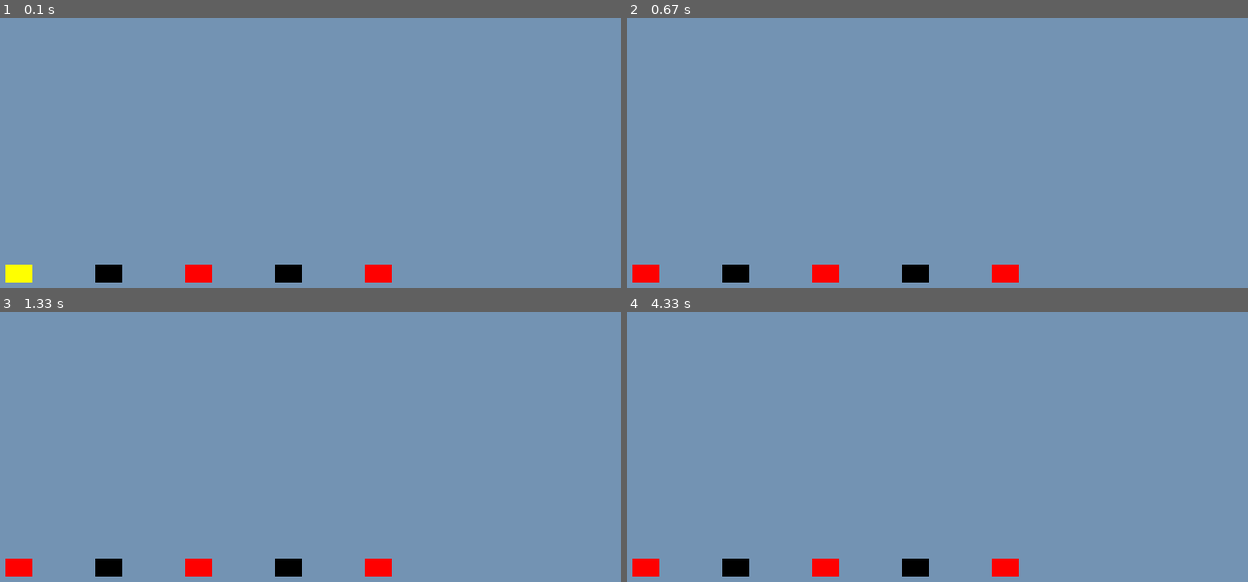
Above: before the commit, frames 1-4 (two rows, left to right).
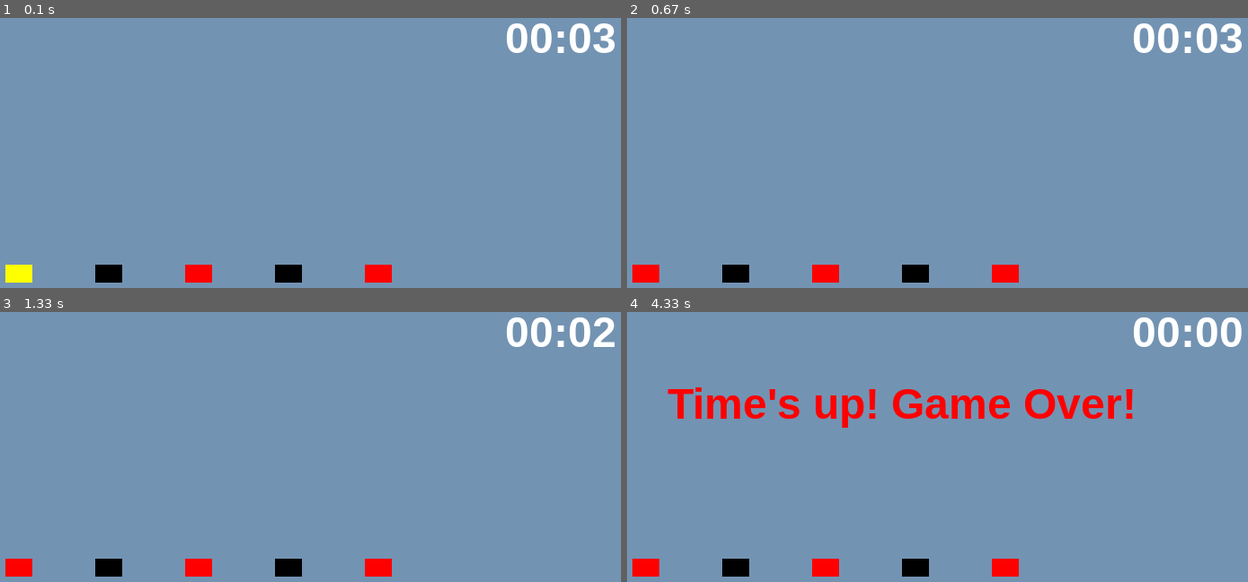
Above: after the commit, the same moments.

Repository: charles-kahlenberg/Bomb-defusal
Game: pygame game, started from Melody Game.py
Two runs of this game, one before a commit and one after it. Both use one fixed random seed, a clock stepped at 60 frames per second and the inputs below.
Inputs (mouse positions are in pixels of both pictures, inside the frame that each line leads up to):
- Up to frame 1 (0.1 s): no input
- Up to frame 2 (0.67 s): no input
- Up to frame 3 (1.33 s): click (18, 568) at 0.88 s
- Up to frame 4 (4.33 s): no input

The runs differ from the first frame. In frame 1, 1.0% of the frame differs, in the area x 81-99%, y 1-13%; in frame 2, 1.0%; in frame 3, 1.0%; in frame 4, 4.4%, in the area x 6-99%, y 1-43%.

Commit message:
Add Timer and Add the Whomp Whomp Sound effect

Diff:
--- a/Melody Game.py
+++ b/Melody Game.py
@@ -22,6 +22,7 @@
 pygame.mixer.pre_init(frequency=44100, size=-16, channels=2, buffer=512)
 pygame.init()
 pygame.mixer.init()
+
 
 #Chord library: note frequencies in Hz for each chord (root, third, fifth)
 CHORD_LIBRARY = {
@@ -64,6 +65,29 @@
     stereo = np.column_stack((audio, audio))
     return pygame.sndarray.make_sound(stereo)
 
+def make_whomp_sound(sample_rate=44100, volume=0.35):
+    #Descending "sad trombone" whomp-whomp-whomp-whoooomp
+    notes = [(261.63, 0.22), (233.08, 0.22), (207.65, 0.22), (174.61, 0.55)]
+    pieces = []
+    for freq, dur in notes:
+        t = np.linspace(0, dur, int(sample_rate * dur), endpoint=False)
+        #Slight vibrato + saw-ish flavor for a brassy feel
+        tone = (np.sin(2 * np.pi * freq * t)
+                + 0.5 * np.sin(2 * np.pi * 2 * freq * t)
+                + 0.25 * np.sin(2 * np.pi * 3 * freq * t))
+        tone = tone / 1.75
+        fade = int(sample_rate * 0.015)
+        env = np.ones_like(tone)
+        env[:fade] = np.linspace(0, 1, fade)
+        env[-fade:] = np.linspace(1, 0, fade)
+        pieces.append(tone * env)
+        #Small silent gap between whomps
+        pieces.append(np.zeros(int(sample_rate * 0.04)))
+    wave = np.concatenate(pieces) * volume
+    audio = np.int16(wave * 32767)
+    stereo = np.column_stack((audio, audio))
+    return pygame.sndarray.make_sound(stereo)
+
 def make_buzzer_sound(duration=0.5, sample_rate=44100, volume=0.35):
     #Harsh low square-wave buzzer for wrong answers
     t = np.linspace(0, duration, int(sample_rate * duration), endpoint=False)
@@ -172,6 +196,11 @@
 clock = pygame.time.Clock()
 print (clock)
 
+#Timer text
+timer_font = pygame.font.SysFont("Arial", 48, bold=True)
+TIMER_COLOR = (255, 255, 255)
+game_start_ticks = pygame.time.get_ticks()
+
 sprite_objects = [object1, object2, object3, object4, object5]
 
 #Assign one chord from the library to each button
@@ -179,6 +208,7 @@
 button_sounds = [make_chord_sound(CHORD_LIBRARY[name]) for name in button_chord_names]
 hooray_sound = make_hooray_sound()
 buzzer_sound = make_buzzer_sound()
+whomp_sound = make_whomp_sound()
 
 #Game state
 rounds = 0
@@ -196,6 +226,7 @@
 chord_gap_ms = 800        # time between computer-played chords
 between_rounds_ms = 1000  # pause after a round so the last highlight stays visible
 pre_result_ms = 250       # tiny beat between the last click and the win/lose sound
+timer = 0
 
 while exit_game:
     now = pygame.time.get_ticks()
@@ -251,6 +282,7 @@
                     if strikes >= max_strikes:
                         print("Game over!")
                         game_over = True
+                        whomp_sound.play()
                 if not game_over:
                     state = "between_rounds"
                     next_round_time = now + between_rounds_ms
@@ -265,6 +297,28 @@
     all_sprites_list.update()
     screen.fill(SURFACE_COLOR)
     all_sprites_list.draw(screen)
+
+    #Draw the elapsed-time timer in the top-right
+    time_left = 4000 - (now - game_start_ticks)  # 60 seconds total, converted to milliseconds
+    seconds_total = time_left // 1000
+    timer_text = f"{seconds_total // 60:02d}:{seconds_total % 60:02d}"
+    if time_left <= 0:
+        if not game_over:
+            whomp_sound.play()
+            game_over = True
+            for sprite in list(all_sprites_list):
+                sprite.remove()  # remove sprites to prevent further interaction
+            sprite_objects.clear()  # clear the list of sprites
+        timer_text = "00:00"
+        timer_surface = timer_font.render(timer_text, True, (255, 0, 0))  # red timer when time's up
+        lost_text = timer_font.render("Time's up! Game Over!", True, (255, 0, 0))
+        screen.blit(lost_text, ((WIDTH - lost_text.get_width()) // 2, 100))
+
+    else:
+        timer_text = f"{seconds_total // 60:02d}:{seconds_total % 60:02d}"
+    timer_surface = timer_font.render(timer_text, True, TIMER_COLOR)
+    screen.blit(timer_surface, (WIDTH - timer_surface.get_width() - 20, 20))
+
     pygame.display.flip()
     clock.tick(60)
 
